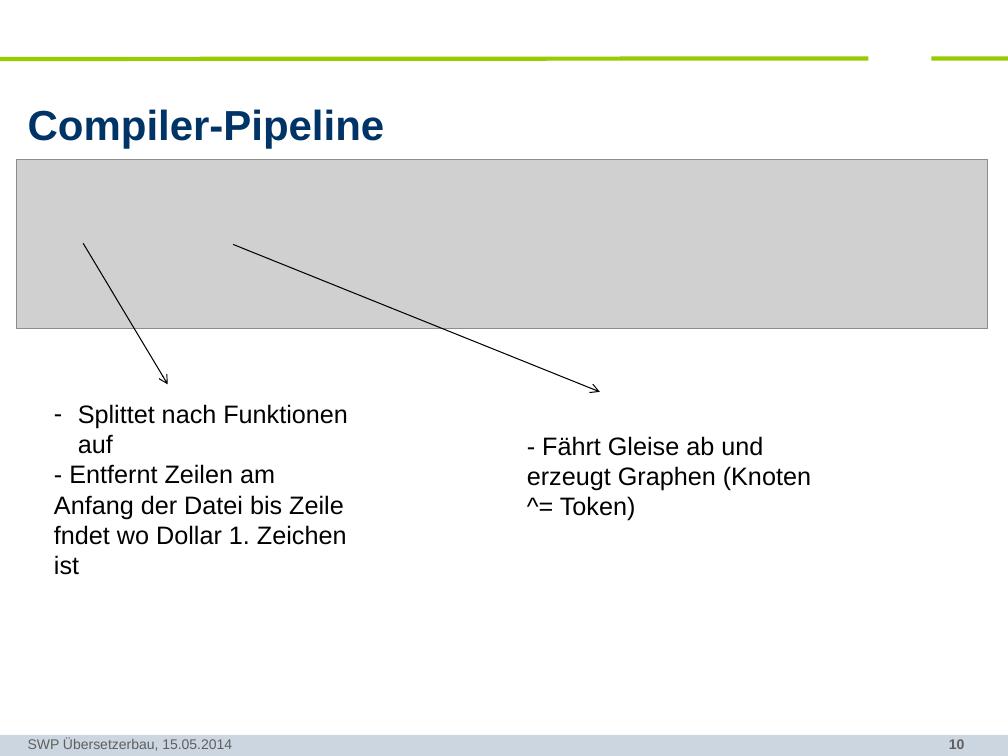
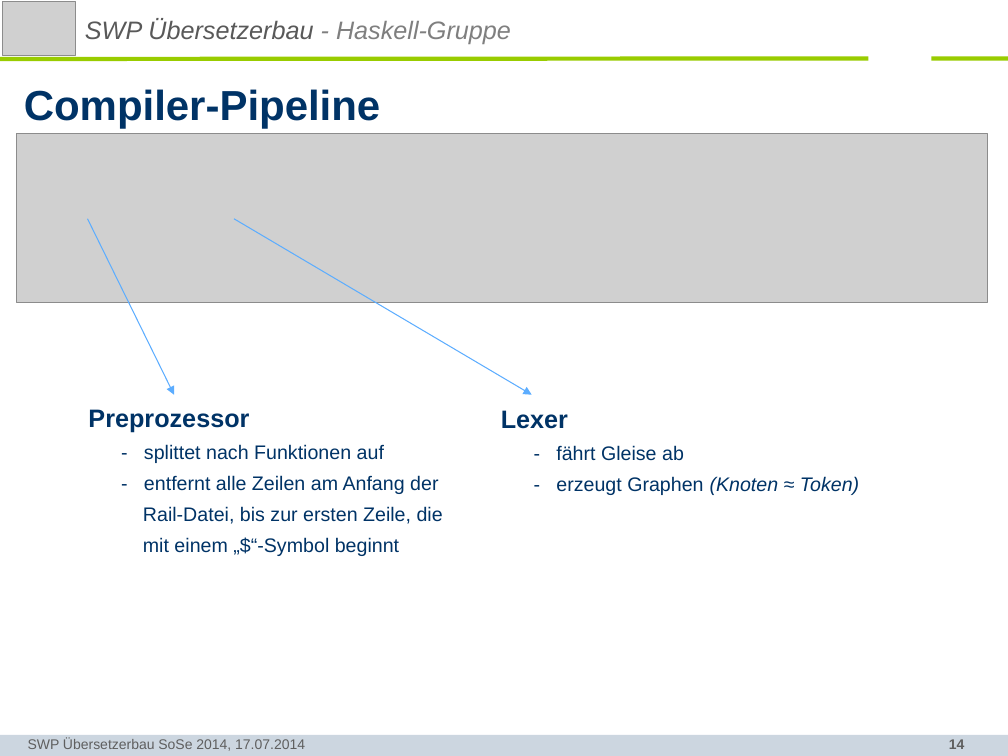
Before and after one commit to SWP-Ubau-SoSe2014-Haskell/SWPSoSe14, a slide deck: slide 14 of documentation/SWPSoSe14MS3.ppt (slide 10 before the commit). Drawn at 1008x756 pixels with LibreOffice and Linux fonts; fonts in the diff are those of the drawing; grey boxes stand for pictures; background and template pictures are left out. Boxes give left, top, right and bottom in pixels: in the first picture for what was removed or moved away, otherwise in the second. Text is boxed around its words. In the diff, an @@ line names an element or a change of style, - is before the commit and + after.

```diff
--- a/documentation/SWPSoSe14MS3.ppt
+++ b/documentation/SWPSoSe14MS3.ppt
@@ picture added at (3, 2, 76, 55) @@
@@ text added at (85, 19, 511, 44), 18 pt, text #595959, italic @@
+SWP Übersetzerbau - Haskell-Gruppe
@@ title "Compiler-Pipeline": place and size @@
-title "Compiler-Pipeline" at (28, 109, 385, 149)
+title "Compiler-Pipeline" at (24, 89, 381, 129)
@@ picture: place and size @@
-picture at (17, 159, 988, 329)
+picture at (17, 134, 988, 302)
@@ arrow moved from (83, 243) - (167, 384) to (88, 219) - (174, 395) @@
@@ arrow (88, 219) - (174, 395): stroke #000000 0.74 pt to #5CADFF 0.74 pt; arrowheads changed @@
@@ arrow moved from (233, 244) - (600, 392) to (234, 219) - (531, 395) @@
@@ arrow (234, 219) - (531, 395): stroke #000000 0.74 pt to #5CADFF 0.74 pt; arrowheads changed @@
@@ text at (88, 409, 443, 556): text changed; size 18 to 14 pt; text colour #000000 to #003366 @@
-– Splittet nach Funktionen auf
-- Entfernt Zeilen am Anfang der Datei bis Zeile fndet wo Dollar 1. Zeichen ist
+Preprozessor
+- splittet nach Funktionen auf
+- entfernt alle Zeilen am Anfang der
+Rail-Datei, bis zur ersten Zeile, die
+mit einem „$“-Symbol beginnt
@@ text at (501, 410, 859, 495): text changed; size 18 to 14 pt; text colour #000000 to #003366 @@
-- Fährt Gleise ab und erzeugt Graphen (Knoten ^= Token)
+Lexer
+- fährt Gleise ab
+- erzeugt Graphen (Knoten ≈ Token)
@@ text at (28, 738, 305, 751): text changed @@
-SWP Übersetzerbau, 15.05.2014
+SWP Übersetzerbau SoSe 2014, 17.07.2014
@@ page number at (949, 739, 965, 749): text changed @@
-10
+14
```
Also in this commit, not shown: 5 other slides changed, 16 slides added, 3 slides removed.
